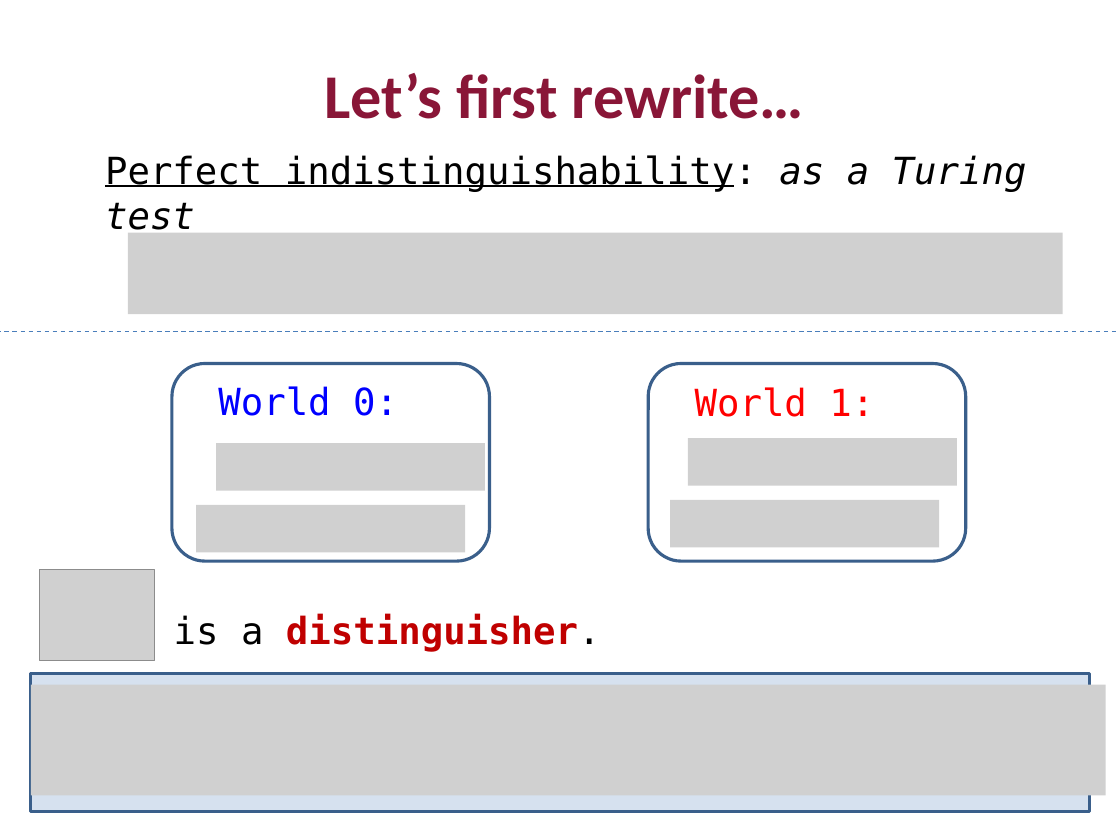
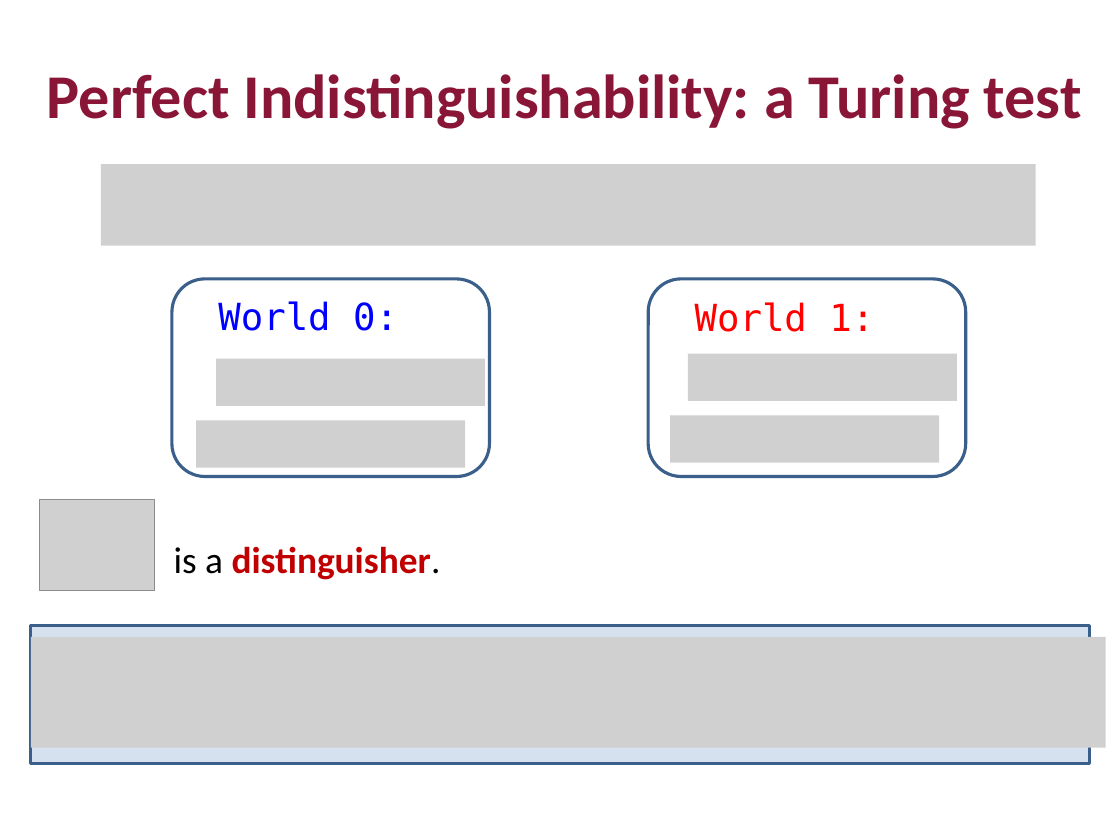
Before and after one commit to mit6875/mit6875.github.io, a slide deck: slide 6 of SLIDES/lec2.pptx. Drawn at 1120x840 pixels with LibreOffice and Linux fonts; fonts in the diff are those of the drawing; grey boxes stand for pictures. Boxes give left, top, right and bottom in pixels: in the first picture for what was removed or moved away, otherwise in the second. Text is boxed around its words. In the diff, an @@ line names an element or a change of style, - is before the commit and + after.

```diff
--- a/SLIDES/lec2.pptx
+++ b/SLIDES/lec2.pptx
@@ subtitle at (47, 74, 1082, 129): text changed @@
-Let’s first rewrite…
+Perfect Indistinguishability: a Turing test
@@ picture added at (101, 164, 1036, 245) @@
@@ text removed at (105, 155, 1027, 237) @@
-Perfect indistinguishability: as a Turing test
@@ picture removed at (128, 233, 1063, 315) @@
@@ 2 texts, 2 rounded rectangles: place and size @@
-2 texts, 2 rounded rectangles at (172, 364, 965, 561)
+2 texts, 2 rounded rectangles at (172, 279, 965, 476)
@@ line removed from (0, 332) to (1120, 332) @@
@@ picture added at (216, 358, 485, 405) @@
@@ picture added at (688, 354, 956, 401) @@
@@ picture added at (670, 416, 939, 463) @@
@@ picture added at (196, 420, 465, 467) @@
@@ picture removed at (216, 444, 485, 491) @@
@@ picture removed at (688, 438, 956, 485) @@
@@ picture: place and size @@
-picture at (39, 570, 155, 661)
+picture at (39, 500, 155, 590)
@@ text "is a distinguisher.": place and size @@
-text "is a distinguisher." at (174, 613, 601, 651)
+text "is a distinguisher." at (174, 546, 441, 580)
@@ text "is a distinguisher." at (174, 546, 441, 580): font DejaVu Sans Mono to Calibri @@
@@ picture removed at (196, 505, 465, 552) @@
@@ picture removed at (670, 500, 939, 547) @@
@@ rectangle: place and size @@
-rectangle at (31, 673, 1090, 812)
+rectangle at (31, 626, 1090, 765)
@@ picture: place and size @@
-picture at (31, 684, 1107, 795)
+picture at (31, 637, 1107, 748)
```
Also in this commit, not shown: 18 other slides changed, 18 slides added, 11 slides removed, 1 other file.
